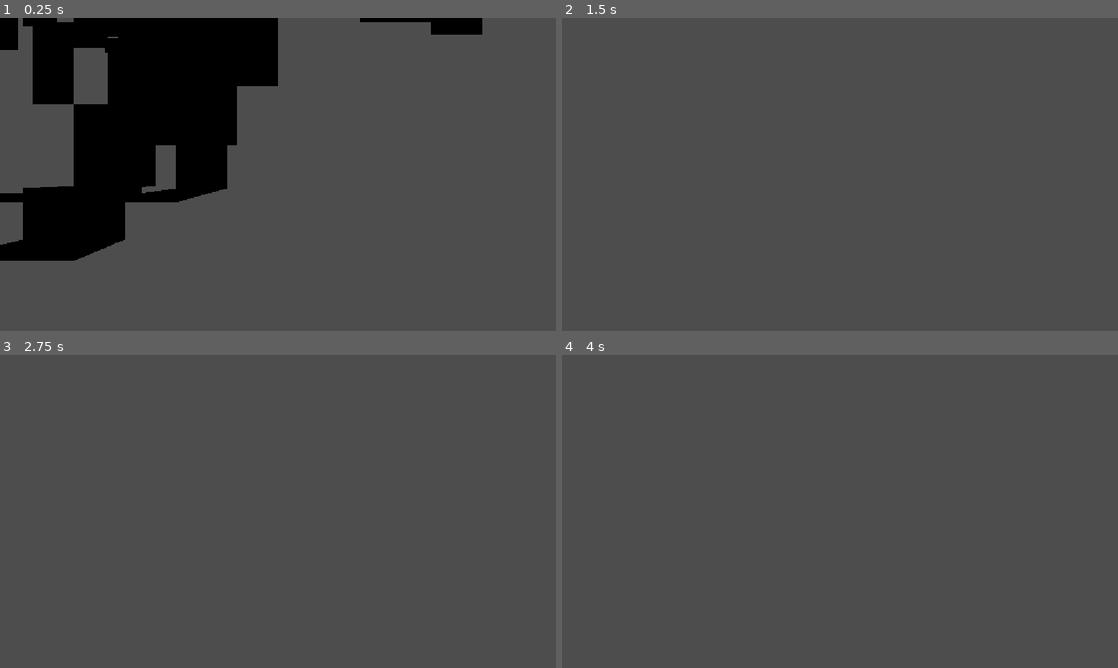
Above: before the commit, frames 1-4 (two rows, left to right).
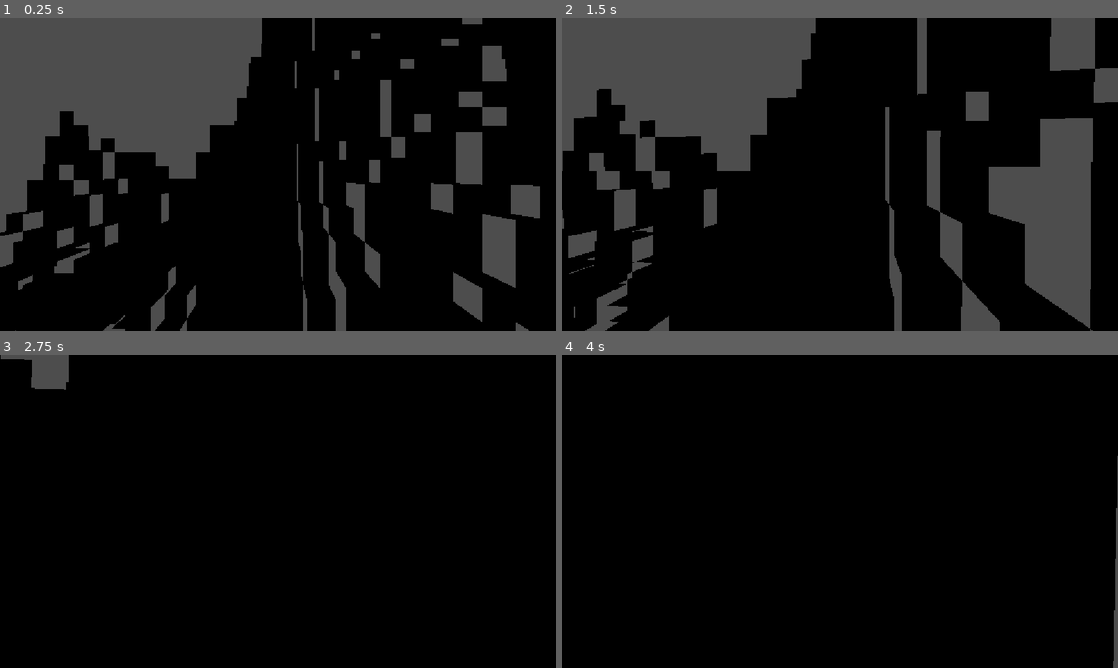
Above: after the commit, the same moments.

Repository: Tubaleviao/project-nihon
Game: Godot game, scene res://Main.tscn
Same seed, same stepped clock (60 frames per second), same inputs: the game is played once before the commit and once after it.
Inputs (mouse positions are in pixels of both pictures, inside the frame that each line leads up to):
- Up to frame 1 (0.25 s): no input
- Up to frame 2 (1.5 s): tap Enter (ui_accept) at 0.5, 0.77 s; move the mouse to (867, 174) at 0.52 s; hold W from 0.53 s (still down); tap F at 0.6, 1.35 s; click (867, 174) at 0.67 s; move the mouse to (812, 174) at 1.27 s
- Up to frame 3 (2.75 s): keep holding W; tap Enter (ui_accept) at 1.52 s; move the mouse to (289, 505) at 2.02 s; tap F at 2.1 s
- Up to frame 4 (4 s): keep holding W; tap Enter (ui_accept) at 2.75, 3.02, 3.77 s; move the mouse to (834, 517) at 2.77 s; tap F at 2.85, 3.6 s; click (834, 517) at 2.92 s; move the mouse to (878, 514) at 3.52 s

The runs differ from the first frame. In frame 1, 78% of the frame differs, in the area x 0-100%, y 0-100%; in frame 2, 68%; in frame 3, 99%; in frame 4, 100%.

Commit message:
fix: spawn player on top of terrain instead of embedded at y=12

Diff:
--- a/src/core/game_root.gd
+++ b/src/core/game_root.gd
@@ -89,6 +89,13 @@
 	# Terrain — request the origin chunk; VoxelSlice reacts to chunk_ready.
 	print("\n[Terrain] Requesting origin chunk (0, 0)…")
 	_terrain.request_chunk(Vector2i(0, 0))
+
+	# Place the player on top of the terrain at the spawn point so it doesn't
+	# spawn embedded in (and fall through) the collision mesh.
+	var spawn_xz := Vector2(16.0, 16.0)
+	var ground_h := _terrain.get_height_at(spawn_xz)
+	_player.spawn_at(Vector3(spawn_xz.x, ground_h + 1.0, spawn_xz.y))
+	print("[Player] spawning on terrain at (%.1f, %.1f, %.1f)" % [spawn_xz.x, ground_h + 1.0, spawn_xz.y])
 
 	# Creature slice already spawned creatures from SPAWN_MANIFEST in _ready().
 	# Trigger an initial creature awareness pass: the nearest ForestBoar
--- a/src/player/player_slice.gd
+++ b/src/player/player_slice.gd
@@ -70,6 +70,11 @@
 
 func get_position() -> Vector3:
 	return _body.global_position if _body else Vector3.ZERO
+
+func spawn_at(pos: Vector3) -> void:
+	if _body:
+		_body.global_position = pos
+		_vel = Vector3.ZERO
 
 func get_hp() -> float:
 	return _hp
